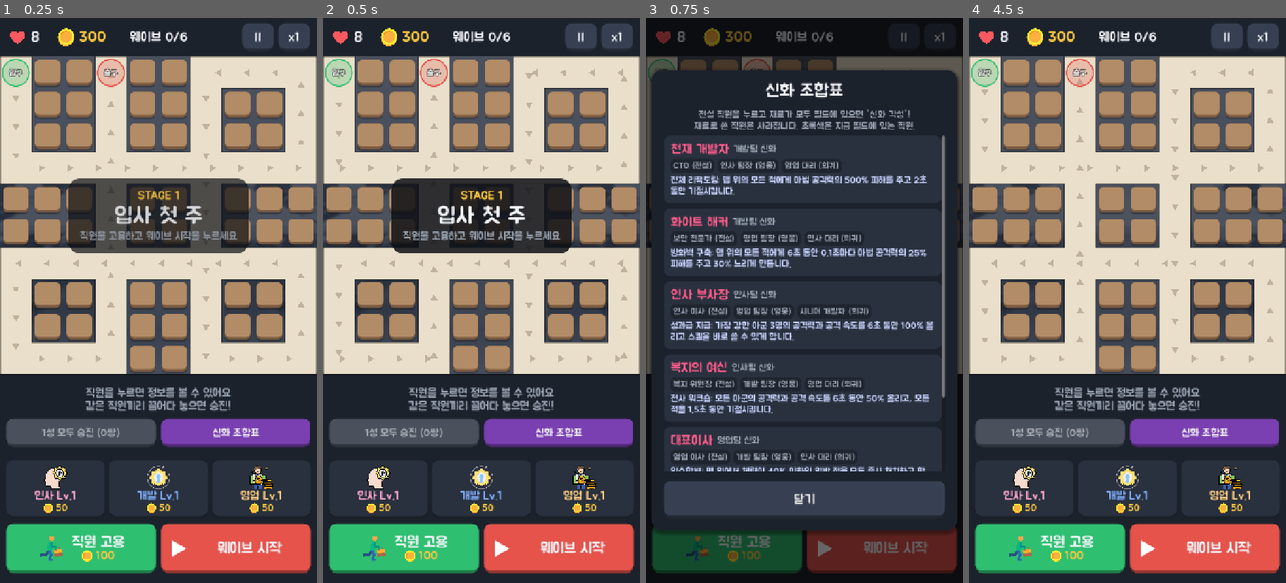
Above: before the commit, frames 1-4 (left to right).
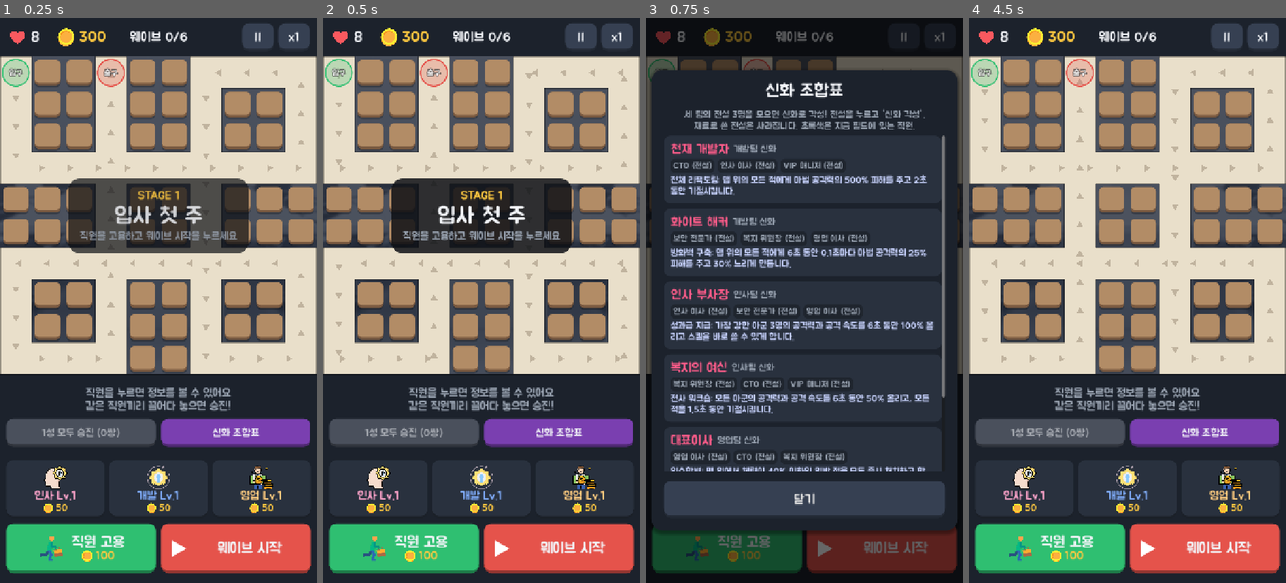
Above: after the commit, the same moments.

Repository: chw3021/CompanyDefense
Game: Godot game, scene res://scenes/stage.tscn
The game is run twice, just before and just after one commit, with the same random seed, the same clock (stepped at 60 frames per second) and the same inputs. This scene is started directly instead of the project's main scene.
Inputs (mouse positions are in pixels of both pictures, inside the frame that each line leads up to):
- Up to frame 1 (0.25 s): no input
- Up to frame 2 (0.5 s): no input
- Up to frame 3 (0.75 s): click "신화 조합표" at 0.5 s
- Up to frame 4 (4.5 s): click "웨이브 시작" at 1.25 s; click "웨이브 시작" at 2 s; click "II" at 2.75 s; click "x1" at 3.5 s; click (1026, 486) at 4.27 s

Frames 1-2 are identical in both runs. In frame 3, 2.5% of the frame differs, in the area x 12-88%, y 16-79%; in frame 4, nothing differs.

Commit message:
신화 조합을 전설 3명으로
세 팀의 전설 한 명씩을 모아야 각성한다. 만들기 아주 어려운 만큼 능력치를 전설의 4배로.
전설 6명이 각각 신화 3종의 재료가 되도록 나눴다.

Diff:
--- a/scripts/autoload/game_data.gd
+++ b/scripts/autoload/game_data.gd
@@ -10,29 +10,30 @@
 const MAX_GRADE := 5      # 승진(같은 직원 합치기)으로 오를 수 있는 최고 등급
 const MYTHIC_GRADE := 6   # 신화: 전설 + 조합 재료로만 각성
 
-## 신화 직원. 전설(base) 하나와 재료 두 명(다른 두 팀의 영웅, 희귀)을 모으면 전설이 신화로 각성한다.
+## 신화 직원. 전설(base)과 다른 두 팀의 전설 한 명씩, 전설 셋을 모으면 base 가 신화로 각성한다.
+## 만들기가 아주 어려운 만큼 능력치는 전설의 MYTHIC_STAT_MULT 배, 스킬은 맵 전체급.
 ## 그림은 base 전설의 것을 쓰고, 능력치는 base 의 배율, 레벨은 base 의 레벨을 따른다
 const MYTHICS := {
-	"tower_dv6_1": {"base": "tower_dv5_1", "name": "천재 개발자", "recipe": ["tower_hr4", "tower_sl3"],
+	"tower_dv6_1": {"base": "tower_dv5_1", "name": "천재 개발자", "recipe": ["tower_hr5_1", "tower_sl5_2"],
 			"skill": {"skillName": "전체 리팩토링", "mult": 5.0, "cooldown": 12.0, "duration": 2.0, "range": 0.0,
 			"description": "맵 위의 모든 적에게 마법 공격력의 500% 피해를 주고 2초 동안 기절시킵니다."}},
-	"tower_dv6_2": {"base": "tower_dv5_2", "name": "화이트 해커", "recipe": ["tower_sl4", "tower_hr3"],
+	"tower_dv6_2": {"base": "tower_dv5_2", "name": "화이트 해커", "recipe": ["tower_hr5_2", "tower_sl5_1"],
 			"skill": {"skillName": "방화벽 구축", "mult": 0.25, "cooldown": 15.0, "duration": 6.0, "range": 0.0,
 			"description": "맵 위의 모든 적에게 6초 동안 0.1초마다 마법 공격력의 25% 피해를 주고 30% 느리게 만듭니다."}},
-	"tower_hr6_1": {"base": "tower_hr5_1", "name": "인사 부사장", "recipe": ["tower_sl4", "tower_dv3"],
+	"tower_hr6_1": {"base": "tower_hr5_1", "name": "인사 부사장", "recipe": ["tower_dv5_2", "tower_sl5_1"],
 			"skill": {"skillName": "성과급 지급", "mult": 1.0, "cooldown": 15.0, "duration": 6.0, "range": 0.0,
 			"description": "가장 강한 아군 3명의 공격력과 공격 속도를 6초 동안 100% 올리고 스킬을 바로 쓸 수 있게 합니다."}},
-	"tower_hr6_2": {"base": "tower_hr5_2", "name": "복지의 여신", "recipe": ["tower_dv4", "tower_sl3"],
+	"tower_hr6_2": {"base": "tower_hr5_2", "name": "복지의 여신", "recipe": ["tower_dv5_1", "tower_sl5_2"],
 			"skill": {"skillName": "전사 워크숍", "mult": 0.5, "cooldown": 18.0, "duration": 6.0, "range": 0.0,
 			"description": "모든 아군의 공격력과 공격 속도를 6초 동안 50% 올리고, 모든 적을 1.5초 동안 기절시킵니다."}},
-	"tower_sl6_1": {"base": "tower_sl5_1", "name": "대표이사", "recipe": ["tower_dv4", "tower_hr3"],
+	"tower_sl6_1": {"base": "tower_sl5_1", "name": "대표이사", "recipe": ["tower_dv5_1", "tower_hr5_2"],
 			"skill": {"skillName": "인수합병", "mult": 0.4, "cooldown": 12.0, "duration": 1.0, "range": 0.0,
 			"description": "맵 위에서 체력이 40% 이하인 일반 적을 모두 즉시 처치하고 한 마리당 코인 2개를 얻습니다. (보스는 물리 공격력의 800% 피해)"}},
-	"tower_sl6_2": {"base": "tower_sl5_2", "name": "글로벌 영업왕", "recipe": ["tower_hr4", "tower_dv3"],
+	"tower_sl6_2": {"base": "tower_sl5_2", "name": "글로벌 영업왕", "recipe": ["tower_dv5_2", "tower_hr5_1"],
 			"skill": {"skillName": "해외 수주", "mult": 4.0, "cooldown": 10.0, "duration": 3.0, "range": 4.0,
 			"description": "사거리 4칸 안의 적에게 물리 공격력의 400% 피해를 주고 3초 동안 60% 느리게 만들며 코인 30개를 얻습니다."}},
 }
-const MYTHIC_STAT_MULT := 2.5
+const MYTHIC_STAT_MULT := 4.0
 const MAX_TOWER_LEVEL := 30
 const MAX_EQUIPMENT_LEVEL := 10
 ## 스킬 쿨타임은 최대 50% 까지만 줄어든다
--- a/scripts/stage/stage_screen.gd
+++ b/scripts/stage/stage_screen.gd
@@ -311,7 +311,7 @@
 	var scroll := UI.scroll(list)
 	scroll.custom_minimum_size = Vector2(640, 760)
 	var v := UI.vbox(10)
-	v.add_child(UI.wrap_label("전설 직원을 누르고 재료가 모두 필드에 있으면 '신화 각성'!\n재료로 쓴 직원은 사라집니다. 초록색은 지금 필드에 있는 직원.", 22, UI.MUTED))
+	v.add_child(UI.wrap_label("세 팀의 전설 3명을 모으면 신화로 각성! 전설을 누르고 '신화 각성'.\n재료로 쓴 전설은 사라집니다. 초록색은 지금 필드에 있는 직원.", 22, UI.MUTED))
 	v.add_child(scroll)
 	UI.modal("신화 조합표", v, [["닫기", UI.CARD_HI]], self)
 
--- a/tools/scenarios/mythic.gd
+++ b/tools/scenarios/mythic.gd
@@ -14,9 +14,9 @@
 	await dev.wait(2.6)
 	var screen := get_tree().current_scene
 	battle = screen.battle
-	# 재료를 깔아 둔다 (CTO + 인사 팀장 + 영업 대리), 영업 대리는 처음엔 빼고 찍는다
+	# 재료를 깔아 둔다 (CTO + 인사 이사 + VIP 매니저), VIP 매니저는 처음엔 빼고 찍는다
 	var cto := _place("tower_dv5_1", Vector2i(2, 1))
-	_place("tower_hr4", Vector2i(3, 1))
+	_place("tower_hr5_1", Vector2i(3, 1))
 	for c in [Vector2i(2, 3), Vector2i(3, 3), Vector2i(2, 5)]:
 		_place(["tower_sl1", "tower_hr2", "tower_dv3"].pick_random(), c)
 	screen._open_recipes()
@@ -29,7 +29,7 @@
 	battle.select(cto)
 	await dev.wait(0.3)
 	await dev.shot("my_01_missing")
-	_place("tower_sl3", Vector2i(3, 5))
+	_place("tower_sl5_2", Vector2i(3, 5))
 	await dev.wait(0.3)
 	await dev.shot("my_02_ready")
 	battle.awaken(cto)
--- /dev/null
+++ b/tools/scenarios/recipe_check.gd
@@ -0,0 +1,25 @@
+# 신화 조합 확인용 (화면 없이, 저장하지 않음): 조합표 출력과 각성 가능 여부
+extends Node
+
+var dev
+
+
+func run(p_dev) -> void:
+	dev = p_dev
+	var battle := Battle.new()
+	battle.set_process(false)
+	add_child(battle)
+	battle.setup(4, 72.0)
+	for id in GameData.MYTHICS:
+		var m: Dictionary = GameData.MYTHICS[id]
+		var names: Array = [m.base] + m.recipe
+		dev.say("%s = %s  (물리 %d, 마법 %d)" % [m.name, " + ".join(names.map(func(n): return GameData.towers[n].towerName)),
+				GameData.towers[id].towerPhysicalAttack, GameData.towers[id].towerMagicAttack])
+	var cto: Tower = battle._place("tower_dv5_1", battle.desk_cells[0])
+	battle._place("tower_hr5_1", battle.desk_cells[1])
+	dev.say("CTO + 인사 이사 -> can_awaken=%s" % battle.can_awaken(cto))
+	battle._place("tower_sl5_2", battle.desk_cells[2])
+	dev.say("+ VIP 매니저 -> can_awaken=%s" % battle.can_awaken(cto))
+	battle.awaken(cto)
+	dev.say("after: %s" % str(battle.towers.map(func(t): return "%s(%d)" % [t.name, t.grade])))
+	dev.finish()
